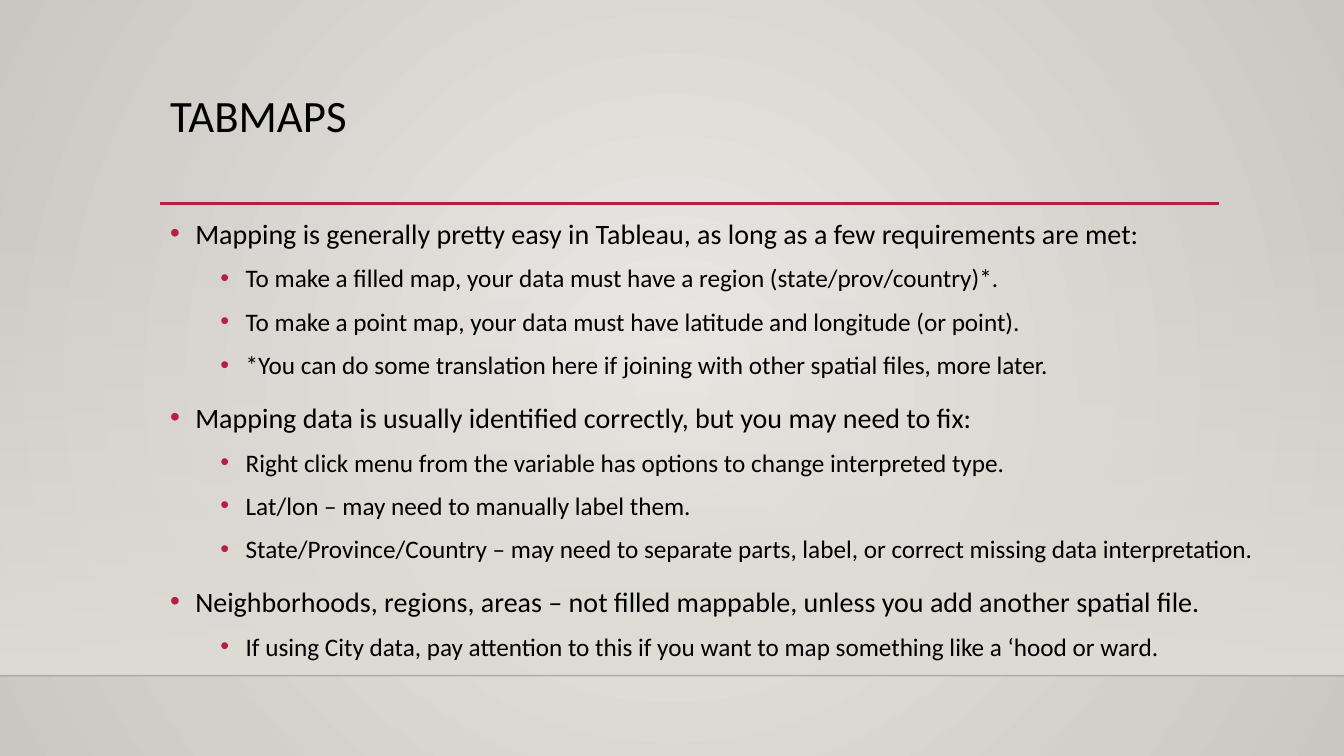
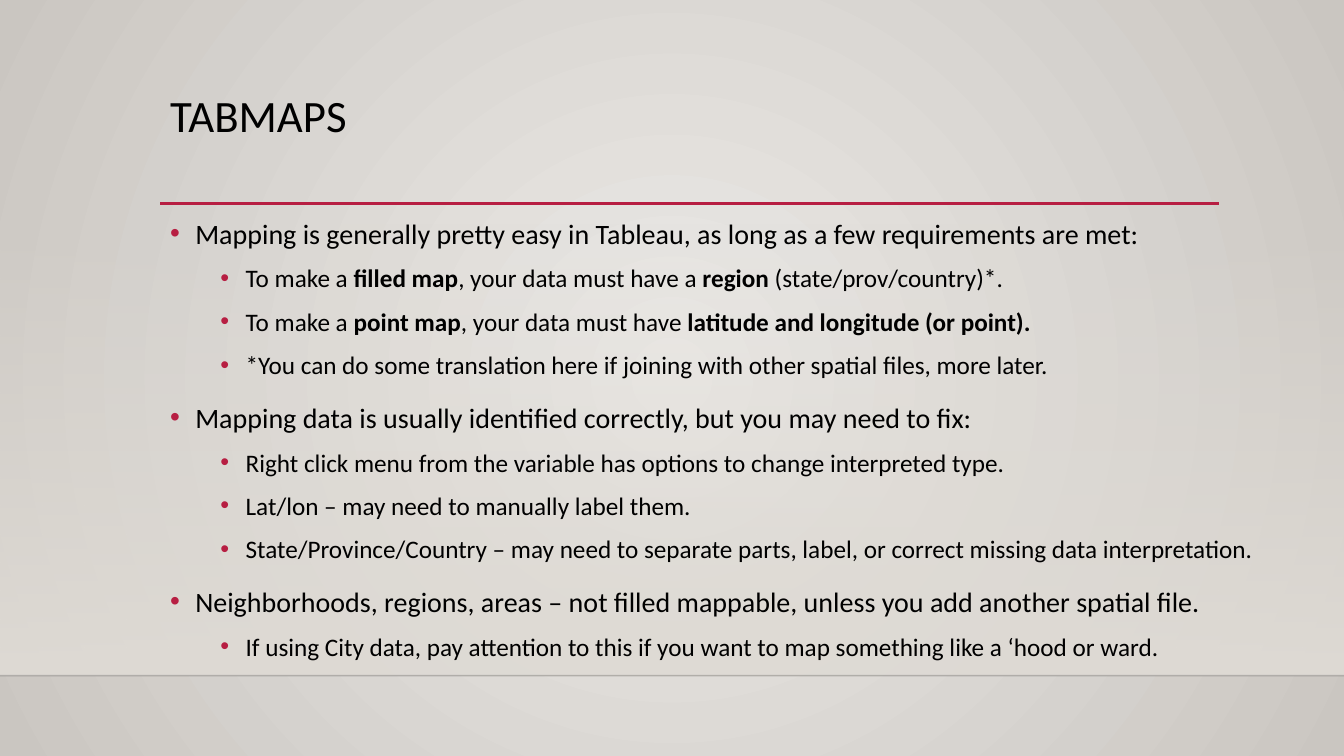
Before and after one commit to AkeemSemper/ml_datasets, a slide deck: slide 19 of slides/chapter_4.pptx (slide 18 before the commit). Drawn at 1344x756 pixels with LibreOffice and Linux fonts; fonts in the diff are those of the drawing; background and template pictures are left out. Boxes give left, top, right and bottom in pixels: in the first picture for what was removed or moved away, otherwise in the second. Text is boxed around its words. In the diff, an @@ line names an element or a change of style, - is before the commit and + after.

Commit message:
up

```diff
--- a/slides/chapter_4.pptx
+++ b/slides/chapter_4.pptx
@@ text at [246, 268, 1031, 336]: bold on in "filled map, region", "point map, latitude and longitude (or point)." @@
```
Also in this commit, not shown: 2 other slides changed, 2 slides added, 1 slide removed.
